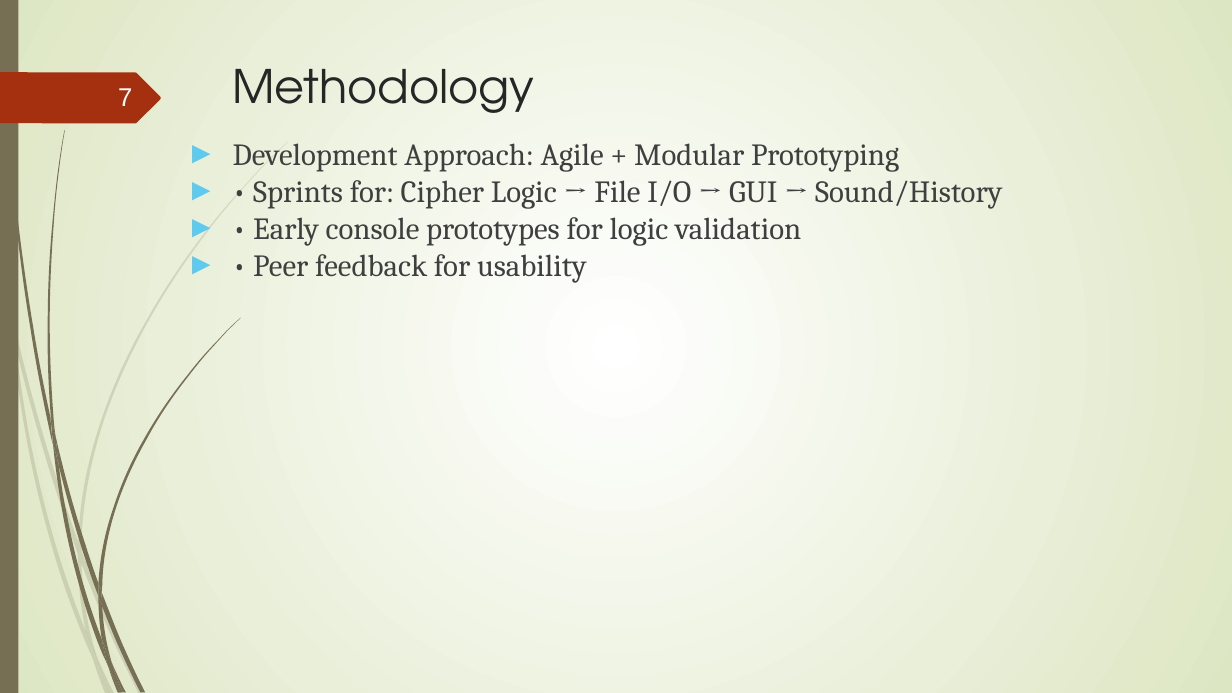
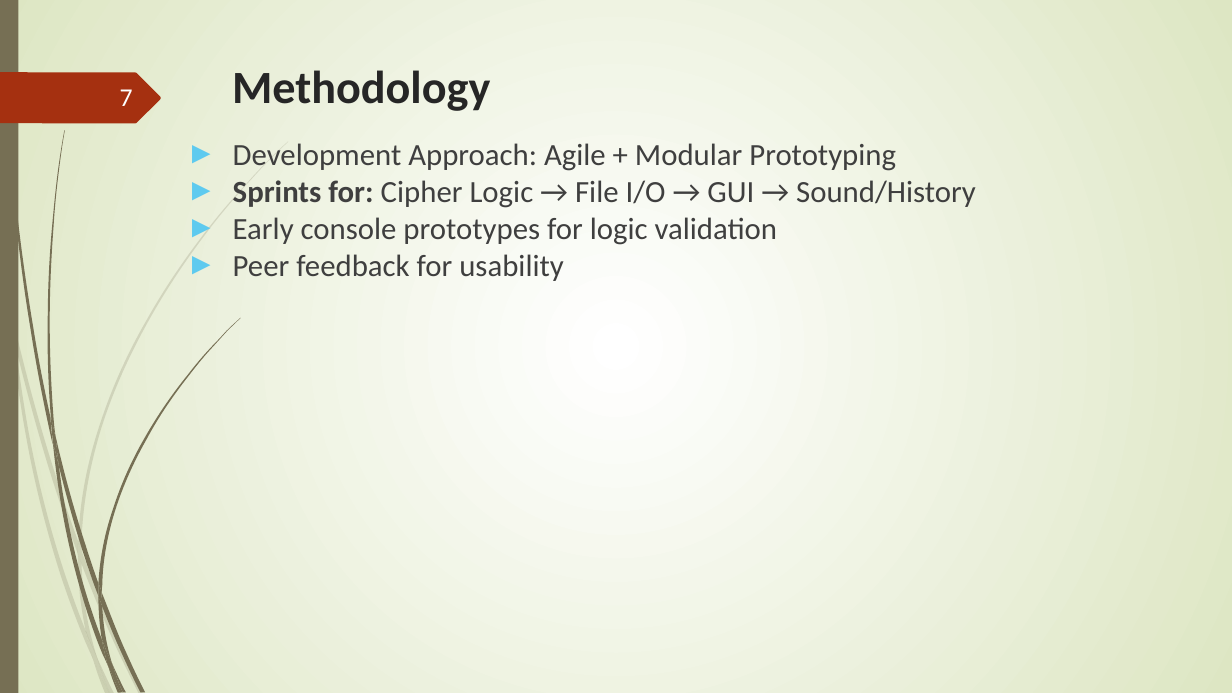
Before and after one commit to salimshre/Encryptor, a slide deck: slide 7 of Documentation/final -File Encryptor In C++.pptx. Drawn at 1232x693 pixels with LibreOffice and Linux fonts; fonts in the diff are those of the drawing. Boxes give left, top, right and bottom in pixels: in the first picture for what was removed or moved away, otherwise in the second. Text is boxed around its words. In the diff, an @@ line names an element or a change of style, - is before the commit and + after.

```diff
--- a/Documentation/final -File Encryptor In C++.pptx
+++ b/Documentation/final -File Encryptor In C++.pptx
@@ title "Methodology" at box(232, 70, 490, 111): font TeX Gyre Adventor to Calibri, bold on @@
@@ page number at box(120, 89, 133, 106): font Arial to Calibri @@
@@ text at box(233, 143, 896, 171): font Cambria to Calibri in "Development Approach: Agile + Modular Prototyping" @@
@@ text at box(233, 180, 976, 281): text changed; font Cambria to Calibri @@
-► • Sprints for: Cipher Logic → File I/O → GUI → Sound/History
-► • Early console prototypes for logic validation
-► • Peer feedback for usability
+► Sprints for: Cipher Logic → File I/O → GUI → Sound/History
+► Early console prototypes for logic validation
+► Peer feedback for usability
```
Also in this commit, not shown: 11 other slides changed, 1 other file.
